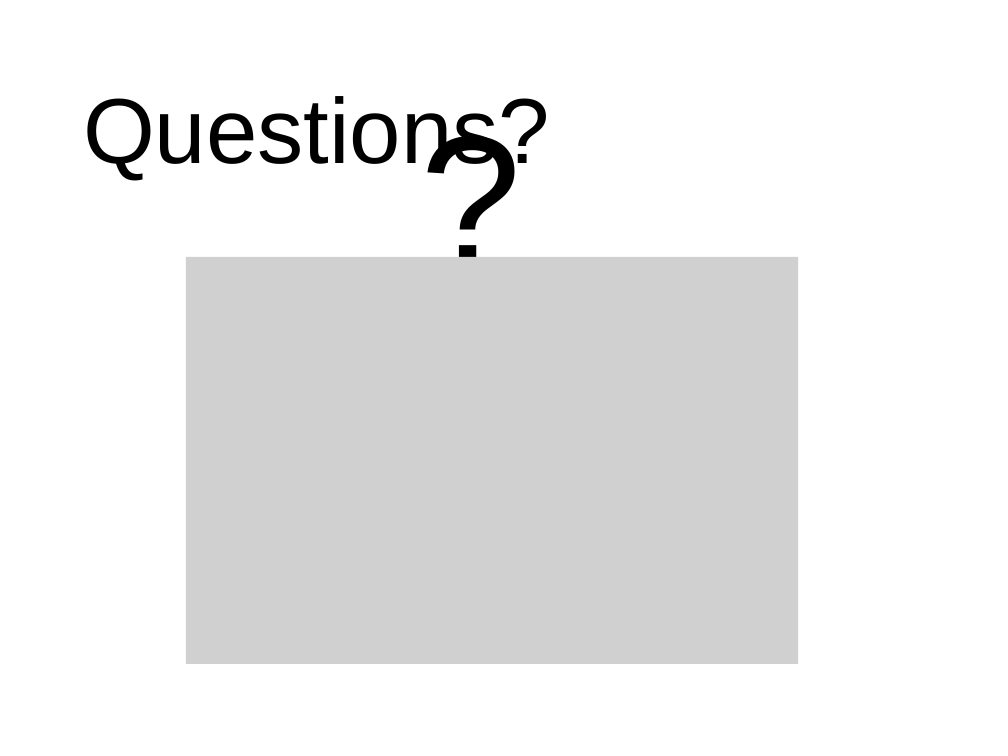
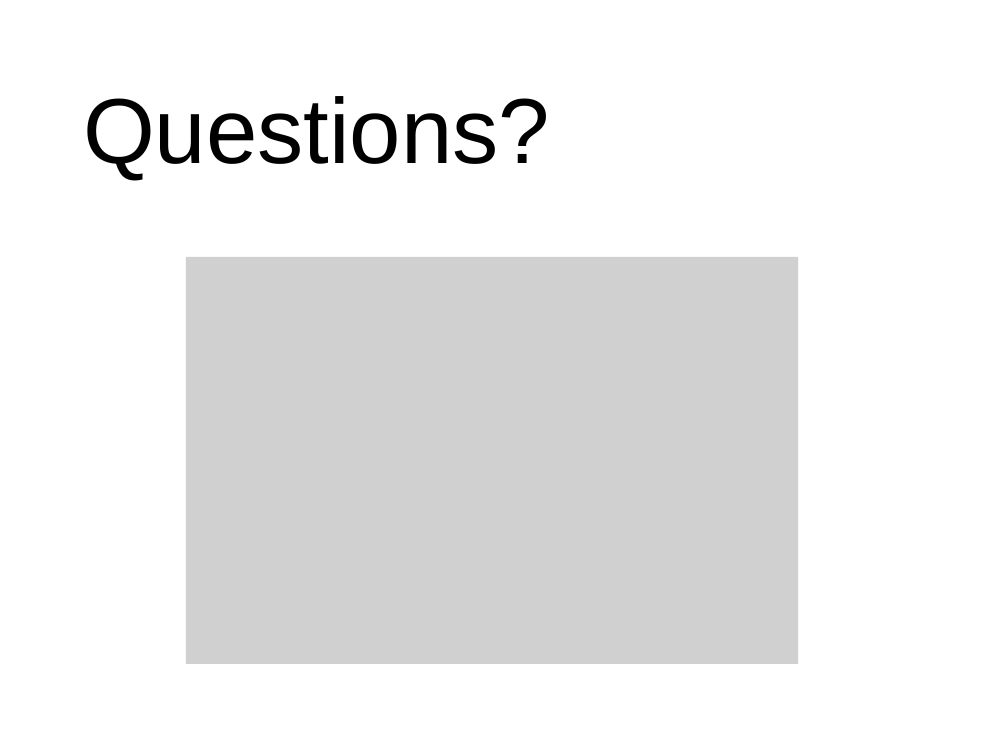
Before and after one commit to xiaoj/481web, a slide deck: slide 22 of presentation/Final Presentation.pptx. Drawn at 1008x756 pixels with LibreOffice and Linux fonts; fonts in the diff are those of the drawing; grey boxes stand for pictures; background and template pictures are left out. Boxes give left, top, right and bottom in pixels: in the first picture for what was removed or moved away, otherwise in the second. Text is boxed around its words. In the diff, an @@ line names an element or a change of style, - is before the commit and + after.

Commit message:
v3

```diff
--- a/presentation/Final Presentation.pptx
+++ b/presentation/Final Presentation.pptx
@@ text removed at (x1=410, y1=72, x2=548, y2=376) @@
-?
```
Also in this commit, not shown: 3 slides added, 3 slides removed.
